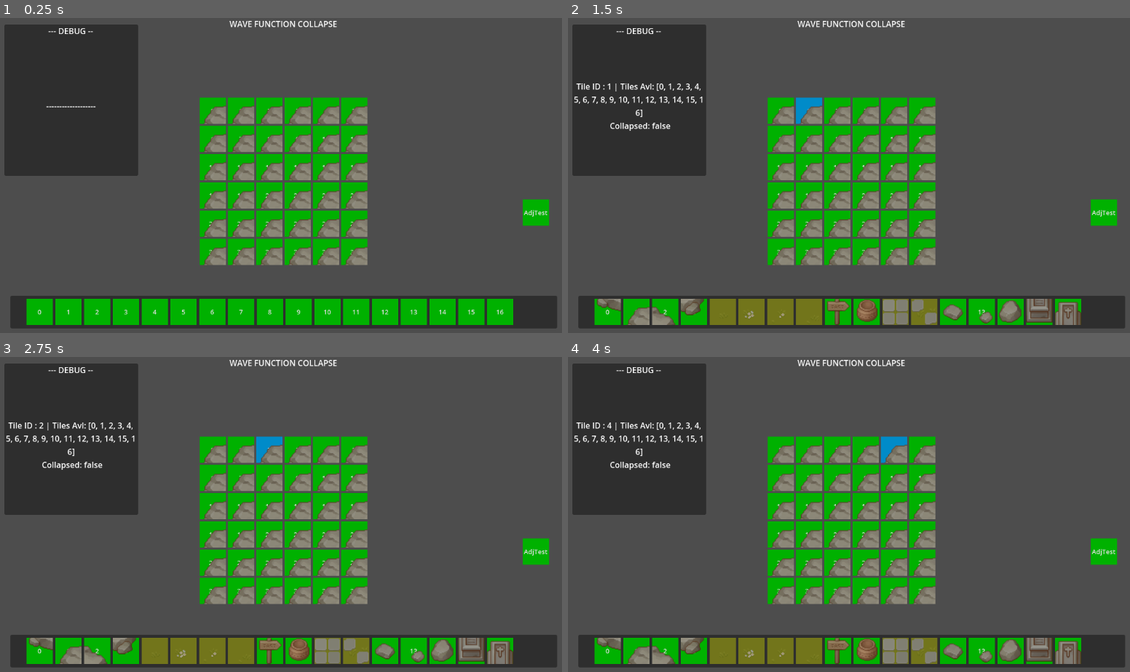
Above: before the commit, frames 1-4 (two rows, left to right).
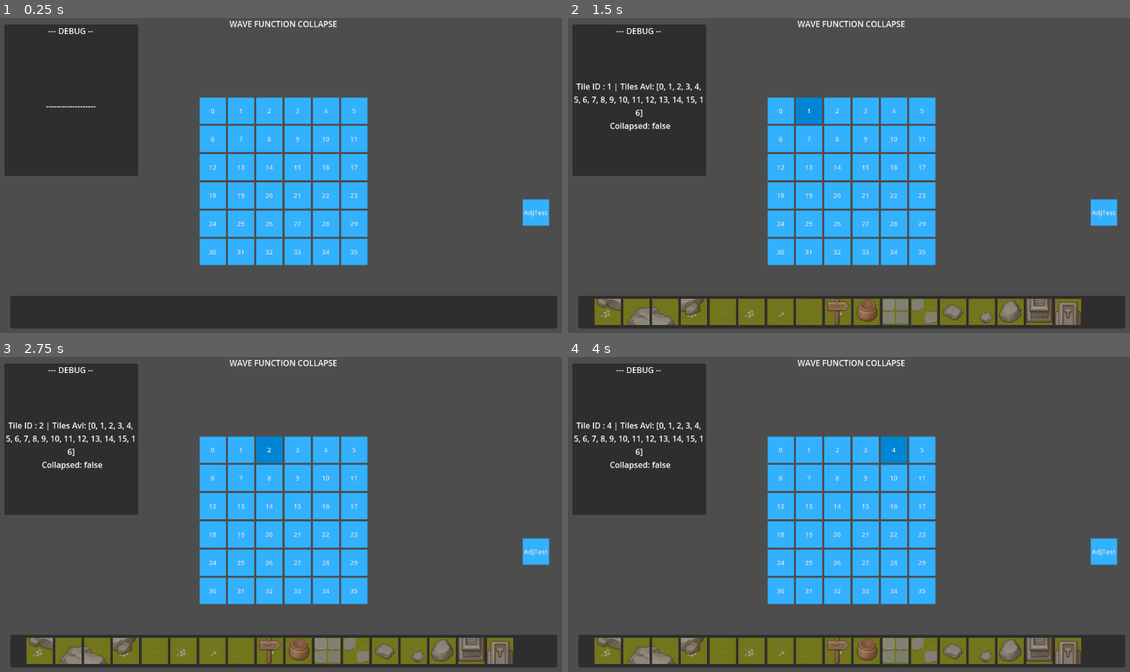
Above: after the commit, the same moments.

Repository: Sketh14/WaveFuncCollapse
Game: Godot game, scene res://Scenes/Main02.tscn
Same seed, same stepped clock (60 frames per second), same inputs: the game is played once before the commit and once after it.
Inputs:
- Up to frame 1 (0.25 s): no input
- Up to frame 2 (1.5 s): click "0" at 0.5 s; click "1" at 1.25 s
- Up to frame 3 (2.75 s): click "2" at 2 s
- Up to frame 4 (4 s): click "3" at 2.75 s; click "4" at 3.5 s

The runs differ from the first frame. In frame 1, 22% of the frame differs, in the area x 4-98%, y 25-98%; in frame 2, 17%; in frame 3, 17%; in frame 4, 17%.

Commit message:
Single SpriteSheet | Bg for Tiles
- Combining both Prop/Environment sprite to a single sprite and making separate "AtlasTexture"
- Scripts
	(-) MainUIController_1
		[=] Changing according to single "AtlasTexture"
		[=] Changing texture of "Tile Selection" bg
			<~> Getting a random BG index for tiles that only have the foreground info
- Others
	(-) TileAdjacencyList
		[=] Changing "AtlasTexture" coordiantes for grass tiles
- Scene
	(-) Adding another TextureRect for BG for both "Tile Selection" and "Main Tile" buttons
	(-) Changing color of button themes

Diff:
--- /dev/null
+++ b/Atlas Texture/PropEnv_AT1.tres
@@ -0,0 +1,7 @@
+[gd_resource type="AtlasTexture" load_steps=2 format=3 uid="uid://bkc316tu3ls0"]
+
+[ext_resource type="Texture2D" uid="uid://bopeveu8bvykm" path="res://Sprites/Environment/PropEnvSheet_2.png" id="1_o4lpa"]
+
+[resource]
+atlas = ExtResource("1_o4lpa")
+region = Rect2(32, 224, 32, 32)
--- a/Prefab/UI/BtPrefab_1.tscn
+++ b/Prefab/UI/MainTileBtPrefab_1.tscn
@@ -1,9 +1,8 @@
-[gd_scene load_steps=5 format=3 uid="uid://bdeicjkvvfk7u"]
+[gd_scene load_steps=4 format=3 uid="uid://bdeicjkvvfk7u"]
 
 [ext_resource type="Theme" uid="uid://dw70fre4exfuq" path="res://Themes/MainTileTheme_2.tres" id="1_u8kkf"]
 [ext_resource type="Script" path="res://Scripts/UI/UITileController_1.gd" id="2_5g68f"]
 [ext_resource type="Theme" uid="uid://bvy3hpak27cl3" path="res://Themes/TextTheme_1.tres" id="3_boxi7"]
-[ext_resource type="Texture2D" uid="uid://cb2x8t3gf1k5a" path="res://Atlas Texture/Props_AT1.tres" id="4_r6bg3"]
 
 [node name="Button" type="Button" node_paths=PackedStringArray("btControl")]
 custom_minimum_size = Vector2(52, 52)
@@ -33,14 +32,22 @@
 autowrap_mode = 1
 text_direction = 1
 
-[node name="TileImg" type="TextureRect" parent="."]
+[node name="BgTileImg" type="TextureRect" parent="."]
 layout_mode = 1
 anchors_preset = 15
 anchor_right = 1.0
 anchor_bottom = 1.0
 grow_horizontal = 2
 grow_vertical = 2
-texture = ExtResource("4_r6bg3")
+stretch_mode = 4
+
+[node name="MainTileImg" type="TextureRect" parent="."]
+layout_mode = 1
+anchors_preset = 15
+anchor_right = 1.0
+anchor_bottom = 1.0
+grow_horizontal = 2
+grow_vertical = 2
 stretch_mode = 4
 
 [connection signal="pressed" from="." to="." method="_on_tile_bt_pressed"]
--- a/Prefab/UI/TileSelectionBtPrefab_1.tscn
+++ b/Prefab/UI/TileSelectionBtPrefab_1.tscn
@@ -7,7 +7,7 @@
 theme = ExtResource("1_fjtpg")
 text = "0"
 
-[node name="TileImg" type="TextureRect" parent="."]
+[node name="BGTileImg" type="TextureRect" parent="."]
 layout_mode = 1
 anchors_preset = 15
 anchor_right = 1.0
@@ -15,3 +15,12 @@
 grow_horizontal = 2
 grow_vertical = 2
 stretch_mode = 4
+
+[node name="MainTileImg" type="TextureRect" parent="."]
+layout_mode = 1
+anchors_preset = 15
+anchor_right = 1.0
+anchor_bottom = 1.0
+grow_horizontal = 2
+grow_vertical = 2
+stretch_mode = 4
--- a/Resources/TileAdjacencyList.json
+++ b/Resources/TileAdjacencyList.json
@@ -229,8 +229,8 @@
 			"tile_name": "Grass_0",
 			"atlas_texture_properties": [
 				0,
-				40,
-				23
+				552,
+				24
 			],
 			"socket_values": [
 				3,
@@ -312,8 +312,8 @@
 			"tile_name": "Grass_1",
 			"atlas_texture_properties": [
 				0,
-				128,
-				31
+				640,
+				32
 			],
 			"socket_values": [
 				7,
@@ -395,8 +395,8 @@
 			"tile_name": "Grass_2",
 			"atlas_texture_properties": [
 				0,
-				192,
-				63
+				704,
+				64
 			],
 			"socket_values": [
 				11,
@@ -478,8 +478,8 @@
 			"tile_name": "Grass_3",
 			"atlas_texture_properties": [
 				0,
-				96,
-				87
+				544,
+				64
 			],
 			"socket_values": [
 				15,
@@ -727,8 +727,8 @@
 			"tile_name": "Path_0",
 			"atlas_texture_properties": [
 				0,
-				80,
-				127
+				592,
+				128
 			],
 			"socket_values": [
 				23,
@@ -810,8 +810,8 @@
 			"tile_name": "Path_1",
 			"atlas_texture_properties": [
 				0,
-				176,
-				191
+				688,
+				192
 			],
 			"socket_values": [
 				19,
--- a/Scenes/Main02.tscn
+++ b/Scenes/Main02.tscn
@@ -1,12 +1,11 @@
-[gd_scene load_steps=8 format=3 uid="uid://c6ywmav81o028"]
-
-[ext_resource type="PackedScene" uid="uid://bdeicjkvvfk7u" path="res://Prefab/UI/BtPrefab_1.tscn" id="1_w1yuo"]
+[gd_scene load_steps=7 format=3 uid="uid://c6ywmav81o028"]
+
+[ext_resource type="PackedScene" uid="uid://bdeicjkvvfk7u" path="res://Prefab/UI/MainTileBtPrefab_1.tscn" id="1_w1yuo"]
 [ext_resource type="Script" path="res://Scripts/UI_Alt/WaveFunctionCollapse2.gd" id="2_f0agi"]
 [ext_resource type="PackedScene" uid="uid://bno6vf85fao5e" path="res://Prefab/UI/TileSelectionBtPrefab_1.tscn" id="3_j4nbv"]
 [ext_resource type="Theme" uid="uid://dw70fre4exfuq" path="res://Themes/MainTileTheme_2.tres" id="3_vvpfg"]
-[ext_resource type="Texture2D" uid="uid://besoup70f48j2" path="res://Atlas Texture/Environment_AT1.tres" id="5_0h0vu"]
 [ext_resource type="Script" path="res://Scripts/UI/MainUIController_1.gd" id="5_f6myn"]
-[ext_resource type="Texture2D" uid="uid://cb2x8t3gf1k5a" path="res://Atlas Texture/Props_AT1.tres" id="6_bnon1"]
+[ext_resource type="Texture2D" uid="uid://bkc316tu3ls0" path="res://Atlas Texture/PropEnv_AT1.tres" id="5_xi7s6"]
 
 [node name="Main02" type="Control"]
 layout_mode = 3
@@ -365,7 +364,7 @@
 script = ExtResource("2_f0agi")
 debugLabel = NodePath("../MainUI_Control/Debug_Panel/DebugLabel2")
 gridDimension = 6
-tileAtlasTextures = Array[AtlasTexture]([ExtResource("5_0h0vu"), ExtResource("6_bnon1")])
+tileAtlasTexture = ExtResource("5_xi7s6")
 testAdjForUnCollapsedBt = NodePath("../MainUI_Control/AdjTestForUnCollapsed")
 
 [node name="MainUiController_1" type="Node" parent="." node_paths=PackedStringArray("debugLabel", "selectedTilesBts")]
--- a/Scenes/Main03.tscn
+++ b/Scenes/Main03.tscn
@@ -1,14 +1,13 @@
-[gd_scene load_steps=10 format=3 uid="uid://cewiy0d2bjpka"]
-
-[ext_resource type="PackedScene" uid="uid://bdeicjkvvfk7u" path="res://Prefab/UI/BtPrefab_1.tscn" id="1_op8q5"]
+[gd_scene load_steps=9 format=3 uid="uid://cewiy0d2bjpka"]
+
+[ext_resource type="PackedScene" uid="uid://bdeicjkvvfk7u" path="res://Prefab/UI/MainTileBtPrefab_1.tscn" id="1_op8q5"]
 [ext_resource type="PackedScene" uid="uid://bno6vf85fao5e" path="res://Prefab/UI/TileSelectionBtPrefab_1.tscn" id="2_4e3bt"]
 [ext_resource type="Texture2D" uid="uid://cjqtjfk3yxeka" path="res://Atlas Texture/Props_AT2.tres" id="2_x0nfk"]
 [ext_resource type="Theme" uid="uid://dw70fre4exfuq" path="res://Themes/MainTileTheme_2.tres" id="3_du6bc"]
 [ext_resource type="Script" path="res://Scripts/UI_Alt/WaveFunctionCollapse2.gd" id="4_143x1"]
 [ext_resource type="Script" path="res://Scripts/UI/MainUIController_1.gd" id="5_ixidq"]
-[ext_resource type="Texture2D" uid="uid://cb2x8t3gf1k5a" path="res://Atlas Texture/Props_AT1.tres" id="6_4div7"]
+[ext_resource type="Texture2D" uid="uid://bkc316tu3ls0" path="res://Atlas Texture/PropEnv_AT1.tres" id="6_syxu6"]
 [ext_resource type="Script" path="res://Scripts/Test/UI_Test1.gd" id="7_aajsh"]
-[ext_resource type="Texture2D" uid="uid://besoup70f48j2" path="res://Atlas Texture/Environment_AT1.tres" id="7_b0ndj"]
 
 [node name="Main02" type="Control"]
 layout_mode = 3
@@ -52,46 +51,46 @@
 grow_vertical = 2
 columns = 3
 
-[node name="Button_0" parent="MainUI_Control/GridContainer_1" instance=ExtResource("1_op8q5")]
-layout_mode = 2
-
-[node name="Button_1" parent="MainUI_Control/GridContainer_1" instance=ExtResource("1_op8q5")]
+[node name="MainTileBt_0" parent="MainUI_Control/GridContainer_1" instance=ExtResource("1_op8q5")]
+layout_mode = 2
+
+[node name="MainTileBt_1" parent="MainUI_Control/GridContainer_1" instance=ExtResource("1_op8q5")]
 layout_mode = 2
 text = "1"
 tileID = 1
 rectRegionPos = Vector2i(32, 420)
 
-[node name="Button_2" parent="MainUI_Control/GridContainer_1" instance=ExtResource("1_op8q5")]
+[node name="MainTileBt_2" parent="MainUI_Control/GridContainer_1" instance=ExtResource("1_op8q5")]
 layout_mode = 2
 text = "2"
 tileID = 2
 
-[node name="Button_3" parent="MainUI_Control/GridContainer_1" instance=ExtResource("1_op8q5")]
+[node name="MainTileBt_3" parent="MainUI_Control/GridContainer_1" instance=ExtResource("1_op8q5")]
 layout_mode = 2
 text = "3"
 tileID = 3
 
-[node name="Button_4" parent="MainUI_Control/GridContainer_1" instance=ExtResource("1_op8q5")]
+[node name="MainTileBt_4" parent="MainUI_Control/GridContainer_1" instance=ExtResource("1_op8q5")]
 layout_mode = 2
 text = "4"
 tileID = 4
 
-[node name="Button_5" parent="MainUI_Control/GridContainer_1" instance=ExtResource("1_op8q5")]
+[node name="MainTileBt_5" parent="MainUI_Control/GridContainer_1" instance=ExtResource("1_op8q5")]
 layout_mode = 2
 text = "5"
 tileID = 5
 
-[node name="Button_6" parent="MainUI_Control/GridContainer_1" instance=ExtResource("1_op8q5")]
+[node name="MainTileBt_6" parent="MainUI_Control/GridContainer_1" instance=ExtResource("1_op8q5")]
 layout_mode = 2
 text = "6"
 tileID = 6
 
-[node name="Button_7" parent="MainUI_Control/GridContainer_1" instance=ExtResource("1_op8q5")]
+[node name="MainTileBt_7" parent="MainUI_Control/GridContainer_1" instance=ExtResource("1_op8q5")]
 layout_mode = 2
 text = "7"
 tileID = 7
 
-[node name="Button_8" parent="MainUI_Control/GridContainer_1" instance=ExtResource("1_op8q5")]
+[node name="MainTileBt_8" parent="MainUI_Control/GridContainer_1" instance=ExtResource("1_op8q5")]
 layout_mode = 2
 text = "8"
 tileID = 8
@@ -252,7 +251,7 @@
 script = ExtResource("4_143x1")
 debugLabel = NodePath("../MainUI_Control/Debug_Panel/DebugLabel2")
 gridDimension = 3
-tileAtlasTextures = Array[AtlasTexture]([ExtResource("7_b0ndj"), ExtResource("6_4div7")])
+tileAtlasTexture = ExtResource("6_syxu6")
 testAdjForUnCollapsedBt = NodePath("../MainUI_Control/AdjTestForUnCollapsed")
 
 [node name="MainUiController_1" type="Node" parent="." node_paths=PackedStringArray("debugLabel", "selectedTilesBts")]
--- a/Scripts/UI/MainUIController_1.gd
+++ b/Scripts/UI/MainUIController_1.gd
@@ -13,7 +13,7 @@
 	waveFunctionHandler.JsonLoaded_sig.connect(UpdateSelectionTilesTexture)
 
 	InitializeButtons()
-	# DisableAllSelecttionTiles()
+	DisableAllSelecttionTiles()
 
 # https://docs.godotengine.org/en/stable/classes/class_callable.html
 func InitializeButtons():
@@ -29,10 +29,30 @@
 	# print("Setting Tile Textures")
 	var btArrSize = selectedTilesBts.size()
 	var tileTex: TextureRect
+	var randomBgIndex: int
 	for i in btArrSize:
+		var tileTexIndex = waveFunctionHandler.tilesJsonData.tile_info[i].atlas_texture_properties[0]
+
+		# Setting the Bg first
 		tileTex = selectedTilesBts[i].get_child(0)
+		tileTex.texture = waveFunctionHandler.tileAtlasTexture.duplicate()
+		# If defined, then get Index of the BG
+		if (tileTexIndex == 0):
+			tileTex.texture.region = Rect2(waveFunctionHandler.tilesJsonData.tile_info[i].atlas_texture_properties[1],
+						waveFunctionHandler.tilesJsonData.tile_info[i].atlas_texture_properties[2],
+						UniversalConstants.rectRegionScaleXY, UniversalConstants.rectRegionScaleXY)
+		# If not, then get a random BG Index
+		else:
+			randomBgIndex = randi_range(4, 7)
+			tileTex.texture.region = Rect2(waveFunctionHandler.tilesJsonData.tile_info[randomBgIndex].atlas_texture_properties[1],
+						waveFunctionHandler.tilesJsonData.tile_info[randomBgIndex].atlas_texture_properties[2],
+						UniversalConstants.rectRegionScaleXY, UniversalConstants.rectRegionScaleXY)
+
+		# Setting foreground
+		tileTex = selectedTilesBts[i].get_child(1)
+		# tileTex.texture = waveFunctionHandler.tileAtlasTextures[waveFunctionHandler.tilesJsonData.tile_info[i].atlas_texture_properties[0]].duplicate()
 		# Getting Index of the proper atlas to use
-		tileTex.texture = waveFunctionHandler.tileAtlasTextures[waveFunctionHandler.tilesJsonData.tile_info[i].atlas_texture_properties[0]].duplicate()
+		tileTex.texture = waveFunctionHandler.tileAtlasTexture.duplicate()
 		tileTex.texture.region = Rect2(waveFunctionHandler.tilesJsonData.tile_info[i].atlas_texture_properties[1],
 					waveFunctionHandler.tilesJsonData.tile_info[i].atlas_texture_properties[2],
 					UniversalConstants.rectRegionScaleXY, UniversalConstants.rectRegionScaleXY)
@@ -55,7 +75,7 @@
 	debugLabel.text = ("Tile ID : " + str(tileID) + " | Tiles Avl: " + str(waveFunctionHandler.tileMap[selectedTileIndexInMap].tilesAvailable)
 	+ "\n Collapsed: " + str(waveFunctionHandler.tileMap[selectedTileIndexInMap].collapsed))
 
-	var btArrSize = selectedTilesBts.size() - 1
+	var btArrSize = selectedTilesBts.size()
 	"""
 		var availableTilesIndex = 0
 		var btTilesIndex = 0
--- a/Scripts/UI/UITileController_1.gd
+++ b/Scripts/UI/UITileController_1.gd
@@ -30,10 +30,14 @@
 
 	mainUIController = get_tree().get_root().get_node(UniversalConstants.mainUIControllerScriptPath) as MainUiController_1
 
-	tileTex = get_child(1)
-	tileTex.texture = waveFunctionHandler.tileAtlasTextures[1].duplicate()
-	# https://www.reddit.com/r/godot/comments/aad39n/how_to_change_texturerect_atlas_texture_region_in/
-	tileTex.texture.region = Rect2(rectRegionPos.x, rectRegionPos.y, UniversalConstants.rectRegionScaleXY, UniversalConstants.rectRegionScaleXY)
+	tileTex = get_child(1) # For Background
+	# tileTex.texture = waveFunctionHandler.tileAtlasTextures[waveFunctionHandler.tilesJsonData.tile_info[i].atlas_texture_properties[0]].duplicate()
+	tileTex.texture = waveFunctionHandler.tileAtlasTexture.duplicate()
+	tileTex = get_child(2) # For Foreground
+	tileTex.texture = waveFunctionHandler.tileAtlasTexture.duplicate()
+
+	# Testing # https://www.reddit.com/r/godot/comments/aad39n/how_to_change_texturerect_atlas_texture_region_in/
+	# tileTex.texture.region = Rect2(rectRegionPos.x, rectRegionPos.y, UniversalConstants.rectRegionScaleXY, UniversalConstants.rectRegionScaleXY)
 	# print("Atlas Texture Region : " + str(tileTex.texture.region))
 
 	# await get_tree().create_timer(1.0).timeout
--- a/Scripts/UI_Alt/WaveFunctionCollapse2.gd
+++ b/Scripts/UI_Alt/WaveFunctionCollapse2.gd
@@ -4,7 +4,7 @@
 @export var debugLabel: Label
 # @export var gridDimension: Vector2i
 @export var gridDimension: int
-@export var tileAtlasTextures: Array[AtlasTexture]
+@export var tileAtlasTexture: AtlasTexture
 
 # """
 # FoR Testing
--- a/Themes/MainTileTheme_2.tres
+++ b/Themes/MainTileTheme_2.tres
@@ -1,19 +1,19 @@
 [gd_resource type="Theme" load_steps=6 format=3 uid="uid://dw70fre4exfuq"]
 
 [sub_resource type="StyleBoxFlat" id="StyleBoxFlat_8i32a"]
-bg_color = Color(0, 0.545098, 0, 0.529412)
+bg_color = Color(0.360784, 0.756863, 1, 0.529412)
 
 [sub_resource type="StyleBoxFlat" id="StyleBoxFlat_ehf5o"]
-bg_color = Color(0, 0.545098, 0.788235, 1)
+bg_color = Color(0, 0.521569, 0.839216, 1)
 
 [sub_resource type="StyleBoxFlat" id="StyleBoxFlat_omqnp"]
-bg_color = Color(0, 0.854902, 0, 1)
+bg_color = Color(0.0941176, 0.803922, 1, 1)
 
 [sub_resource type="StyleBoxFlat" id="StyleBoxFlat_mq8f7"]
-bg_color = Color(0, 0.694118, 0, 1)
+bg_color = Color(0.196078, 0.694118, 1, 1)
 
 [sub_resource type="StyleBoxFlat" id="StyleBoxFlat_kcfva"]
-bg_color = Color(0, 0.435294, 0.631373, 1)
+bg_color = Color(0, 0.521569, 0.839216, 1)
 
 [resource]
 Button/font_sizes/font_size = 13
Not shown, changed: Logs.txt
Binary file added: Sprites/Environment/PropEnvSheet_2.png
Not shown, added: Sprites/Environment/PropEnvSheet_2.png.import
